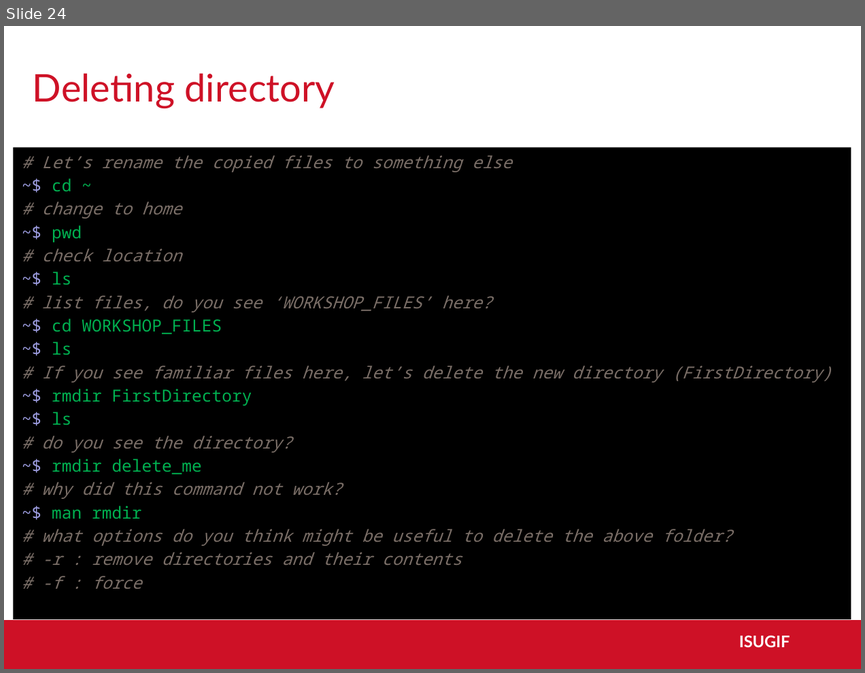
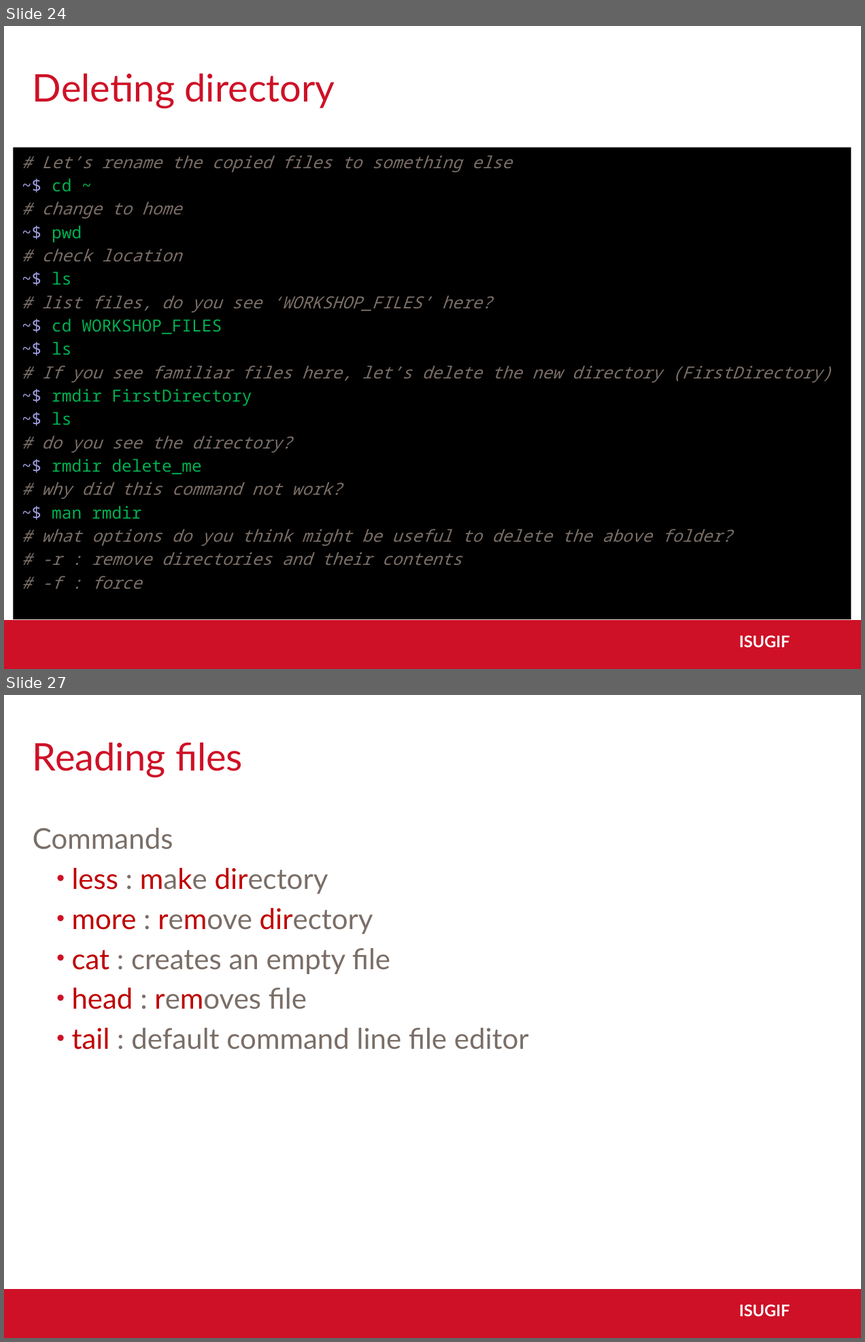
Before and after one commit to ISUgenomics/basic_UNIX_2015, a slide deck: slides_workshop_as.pptx. Shown one above the other, each under a label of ours: slide 24 before the commit, slides 24 and 27 after it; the slides between them are not shown. The pictures are 865x673 and 865x1342 pixels, drawn with LibreOffice and Linux fonts; fonts in the diff are those of the drawing; background and template pictures are left out. Boxes give left, top, right and bottom in pixels: in the first picture for what was removed or moved away, otherwise in the second. Text is boxed around its words. In the diff, an @@ line names an element or a change of style, - is before the commit and + after.

```diff
--- a/slides_workshop_as.pptx
+++ b/slides_workshop_as.pptx
@@ slide 27 added at bbox=[4, 695, 861, 1338], background #FFFFFF; not listed: 2 template elements that a slide beside it also shows @@
@@ title added at bbox=[33, 742, 243, 777], 32 pt, text #CE1126 @@
+Reading files
@@ text added at bbox=[33, 828, 529, 1049], 24 pt, text #7A6E67 @@
+Commands
+  • less : make directory
+  • more : remove directory
+  • cat : creates an empty file
+  • head : removes file
+  • tail : default command line file editor
```
Also in this commit, not shown: 3 slides changed, 8 other slides added, 6 slides removed.
